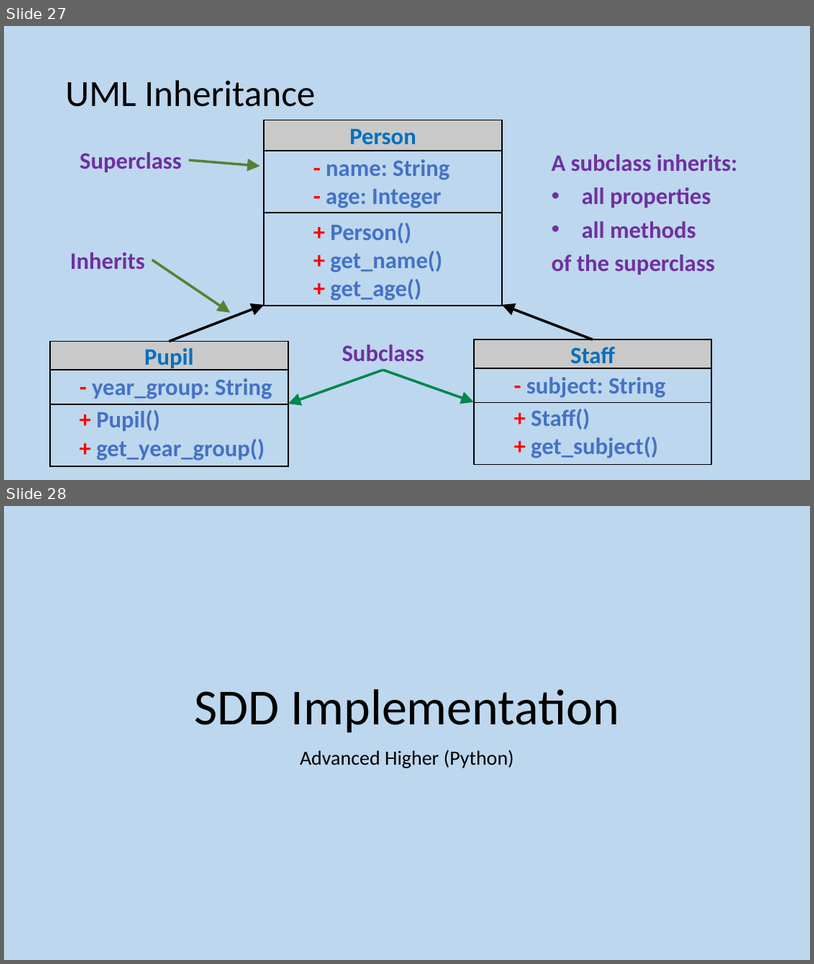
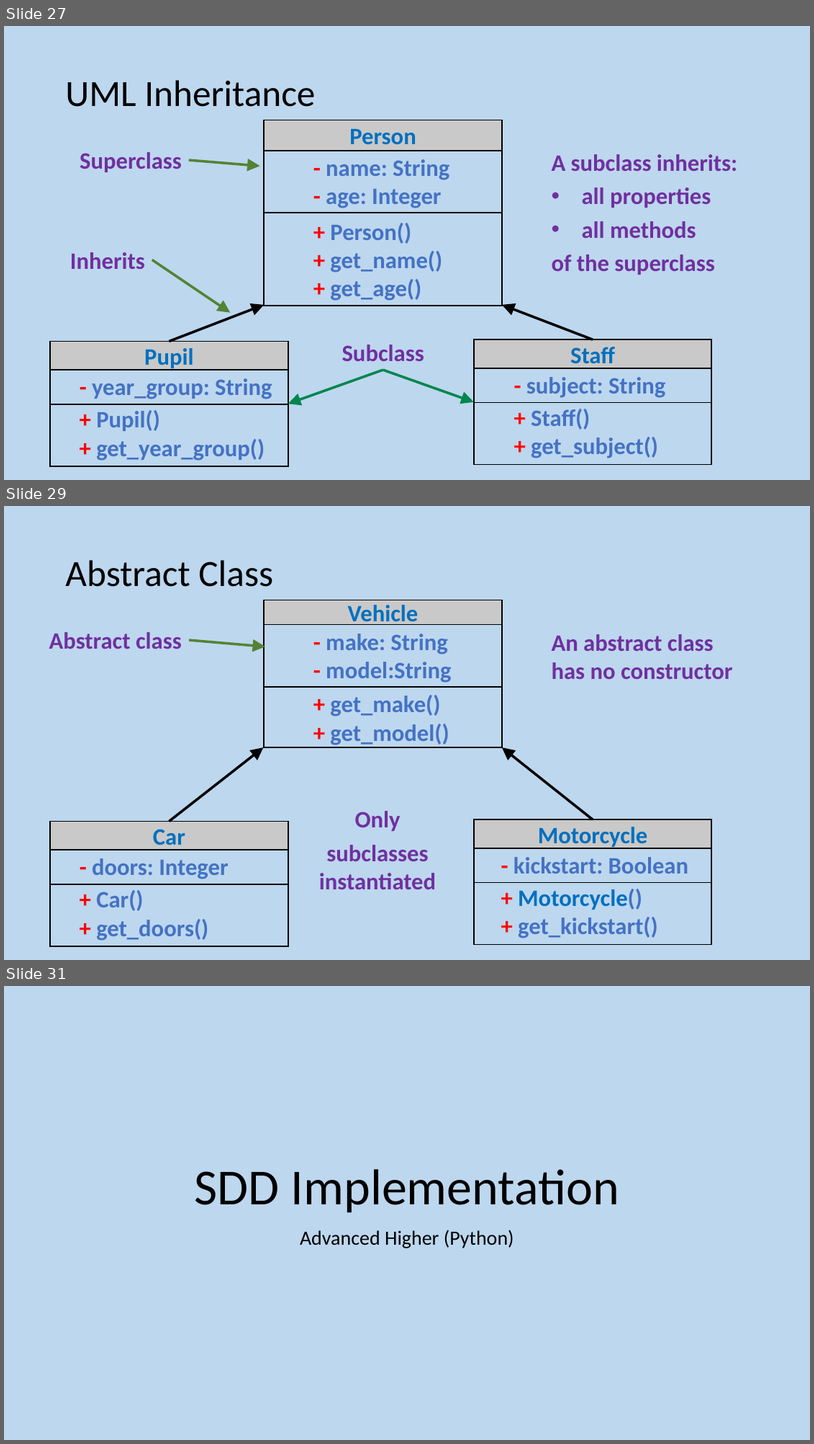
Before and after one commit to MrFriendCS/MrFriendCS.github.io, a slide deck: ah-cs/sdd/AH CS SDD Slides.pptx. Shown one above the other, each under a label of ours: slides 27 and 28 before the commit, slides 27, 29 and 31 after it; the slides between them are not shown. The pictures are 814x964 and 814x1444 pixels, drawn with LibreOffice and Linux fonts; fonts in the diff are those of the drawing. Boxes give left, top, right and bottom in pixels: in the first picture for what was removed or moved away, otherwise in the second. Text is boxed around its words. In the diff, an @@ line names an element or a change of style, - is before the commit and + after.

```diff
--- a/ah-cs/sdd/AH CS SDD Slides.pptx
+++ b/ah-cs/sdd/AH CS SDD Slides.pptx
@@ slide 29 added at (4,506,810,960), background #BDD7EE @@
@@ title added at (65,560,273,587), 44 pt, text #000000 @@
+Abstract Class
@@ callout added at (41,625,188,655), outline #548235 3 pt, 28 pt, text #7030A0, bold @@
+Abstract class
@@ text added at (552,634,733,679), 28 pt, text #7030A0, bold @@
+An abstract class has no constructor
@@ group added at (264,600,502,747): 2 rectangles, 2 texts, 1 line @@
+Vehicle
+- make: String
+- model:String
++ get_make()
++ get_model()
@@ arrow added from (169, 821) to (263, 747), #000000 3 pt @@
@@ arrow added from (593, 819) to (502, 747), #000000 3 pt @@
@@ text added at (319,811,436,889), 28 pt, text #7030A0, bold @@
+Only
+subclasses instantiated
@@ group added at (50,821,288,946): 2 rectangles, 2 texts, 1 line @@
+Car
+- doors: Integer
++ Car()
++ get_doors()
@@ group added at (474,819,712,944): 2 rectangles, 2 texts, 1 line @@
+Motorcycle
+- kickstart: Boolean
++ Motorcycle()
++ get_kickstart()
@@ what was slide 28 is now slide 31 @@
```
Also in this commit, not shown: 1 slide changed, 3 other slides added, 5 other files.
